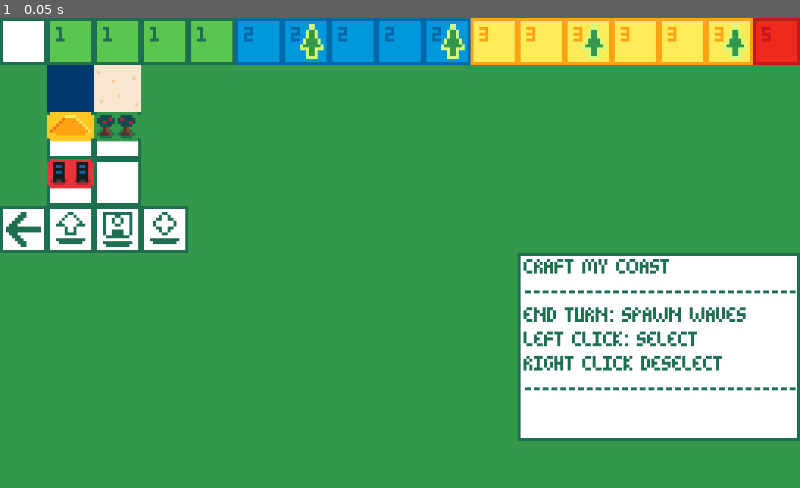
Above: before the commit, frame 1.
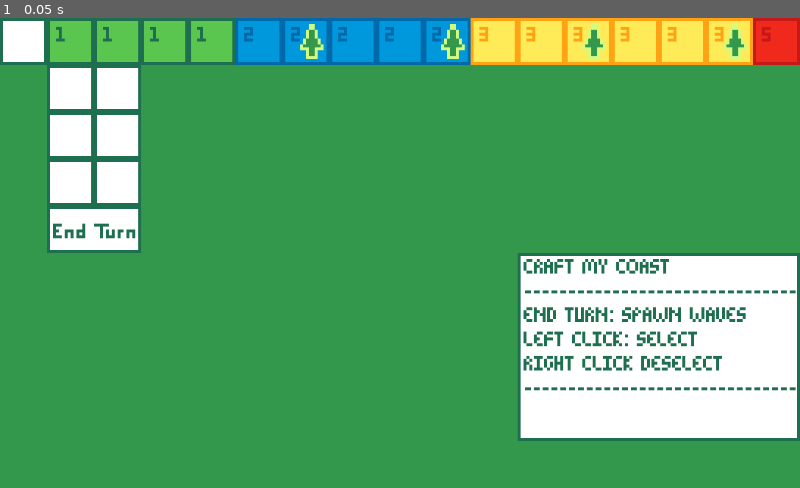
Above: after the commit, the same moment.

Repository: findeevy/CraftMyShore
Game: Godot game, scene res://Scenes/map_editor.tscn
The game is run twice, just before and just after one commit, with the same random seed, the same clock (stepped at 60 frames per second) and the same inputs. This scene is started directly instead of the project's main scene.
Inputs:
- Up to frame 1 (0.05 s): no input

The runs differ from the first frame. In frame 1, 3.8% of the frame differs, in the area x 0-24%, y 10-50%.
Error in both runs: Attempt to call function 'get_position' in base 'null instance' on a null instance. (res://controller.gd:310)

Commit message:
Updated gitignore

Diff:
--- a/Scenes/Render.gd
+++ b/Scenes/Render.gd
@@ -26,6 +26,7 @@
 func _process(delta):
 	if offset == 0:
 		var mouse_position = get_global_mouse_position()
+		mouse_position -= position
 		Controller.mouse_tile_hover = local_to_map(mouse_position)
 		if get_tree().current_scene.name == "map_editor":
 			render_inventory()
@@ -233,6 +234,7 @@
 func _input(event):
 	if Input.is_action_just_pressed("Click") and offset==0:
 		var mouse_position = get_global_mouse_position()
+		mouse_position -= position
 		Controller.mouse_tile_position = local_to_map(mouse_position)
 
 
--- a/Scenes/map_editor.tscn
+++ b/Scenes/map_editor.tscn
@@ -93,13 +93,27 @@
 tile_size = Vector2i(64, 64)
 sources/0 = SubResource("TileSetAtlasSource_qsj6d")
 
-[node name="map_editor" type="Node2D"]
+[node name="Control" type="Control"]
+layout_mode = 3
+anchors_preset = 3
+anchor_left = 1.0
+anchor_top = 1.0
+anchor_right = 1.0
+anchor_bottom = 1.0
+offset_left = -40.0
+offset_top = -40.0
+grow_horizontal = 0
+grow_vertical = 0
+size_flags_horizontal = 0
+size_flags_vertical = 0
+
+[node name="map_editor" type="Node2D" parent="."]
 script = ExtResource("1_fxcof")
 
-[node name="Camera2D" type="Camera2D" parent="."]
+[node name="Camera2D" type="Camera2D" parent="map_editor"]
 anchor_mode = 0
 
-[node name="TileMap" type="TileMap" parent="."]
+[node name="TileMap" type="TileMap" parent="map_editor"]
 tile_set = SubResource("TileSet_ylqfh")
 rendering_quadrant_size = 12
 format = 2
@@ -112,7 +126,7 @@
 layer_4/tile_data = PackedInt32Array()
 script = ExtResource("3_l3rwt")
 
-[node name="TileMap2" type="TileMap" parent="."]
+[node name="TileMap2" type="TileMap" parent="map_editor"]
 position = Vector2(0, 12)
 tile_set = SubResource("TileSet_ylqfh")
 rendering_quadrant_size = 12
@@ -120,7 +134,7 @@
 layer_0/z_index = 2
 script = ExtResource("3_l3rwt")
 
-[node name="TileMap3" type="TileMap" parent="."]
+[node name="TileMap3" type="TileMap" parent="map_editor"]
 position = Vector2(0, 24)
 tile_set = SubResource("TileSet_ylqfh")
 rendering_quadrant_size = 12
@@ -128,25 +142,25 @@
 layer_0/z_index = 1
 script = ExtResource("3_l3rwt")
 
-[node name="Cursor" type="Sprite2D" parent="."]
+[node name="Cursor" type="Sprite2D" parent="map_editor"]
 position = Vector2(1.84241, 3.30222)
 texture = ExtResource("4_g0qf4")
 centered = false
 vframes = 8
 script = ExtResource("5_okikm")
 
-[node name="Selected" type="Sprite2D" parent="."]
+[node name="Selected" type="Sprite2D" parent="map_editor"]
 texture = ExtResource("4_g0qf4")
 centered = false
 vframes = 8
 script = ExtResource("6_ekiet")
 
-[node name="InstructionBackground" type="Sprite2D" parent="."]
+[node name="InstructionBackground" type="Sprite2D" parent="map_editor"]
 position = Vector2(704, 320)
 texture = ExtResource("7_uwm8e")
 centered = false
 
-[node name="Label" type="Label" parent="InstructionBackground"]
+[node name="Label" type="Label" parent="map_editor/InstructionBackground"]
 offset_left = 8.0
 offset_top = 4.0
 offset_right = 375.0
@@ -161,15 +175,15 @@
 RIGHT CLICK DESELECT
 -------------------------------"
 
-[node name="AudioListener2D" type="AudioListener2D" parent="."]
-
-[node name="Click" type="AudioStreamPlayer" parent="AudioListener2D"]
+[node name="AudioListener2D" type="AudioListener2D" parent="map_editor"]
+
+[node name="Click" type="AudioStreamPlayer" parent="map_editor/AudioListener2D"]
 process_mode = 3
 stream = ExtResource("18_xysre")
 volume_db = 6.559
 script = ExtResource("19_6ckpd")
 
-[node name="FileDialog" type="FileDialog" parent="."]
+[node name="FileDialog" type="FileDialog" parent="map_editor"]
 size = Vector2i(400, 350)
 popup_window = true
 dialog_hide_on_ok = true
@@ -177,7 +191,7 @@
 filters = PackedStringArray("")
 script = ExtResource("11_vk7at")
 
-[node name="LoadDialog" type="FileDialog" parent="."]
+[node name="LoadDialog" type="FileDialog" parent="map_editor"]
 title = "Open a File"
 size = Vector2i(500, 500)
 ok_button_text = "Open"
@@ -185,12 +199,12 @@
 access = 2
 script = ExtResource("12_mwqtl")
 
-[connection signal="load_map_file" from="." to="LoadDialog" method="_on_map_editor_load_map_file"]
-[connection signal="render" from="." to="TileMap" method="_on_game_board_render"]
-[connection signal="render" from="." to="TileMap2" method="_on_game_board_render"]
-[connection signal="render" from="." to="TileMap3" method="_on_game_board_render"]
-[connection signal="render_background" from="." to="TileMap" method="_on_game_board_render_background"]
-[connection signal="save_map_file" from="." to="FileDialog" method="_on_map_editor_save_map_file"]
-[connection signal="file_selected" from="FileDialog" to="FileDialog" method="_on_file_selected"]
-[connection signal="file_selected" from="LoadDialog" to="LoadDialog" method="_on_file_selected"]
-[connection signal="finalize_load" from="LoadDialog" to="." method="_on_load_dialog_finalize_load"]
+[connection signal="load_map_file" from="map_editor" to="map_editor/LoadDialog" method="_on_map_editor_load_map_file"]
+[connection signal="render" from="map_editor" to="map_editor/TileMap" method="_on_game_board_render"]
+[connection signal="render" from="map_editor" to="map_editor/TileMap2" method="_on_game_board_render"]
+[connection signal="render" from="map_editor" to="map_editor/TileMap3" method="_on_game_board_render"]
+[connection signal="render_background" from="map_editor" to="map_editor/TileMap" method="_on_game_board_render_background"]
+[connection signal="save_map_file" from="map_editor" to="map_editor/FileDialog" method="_on_map_editor_save_map_file"]
+[connection signal="file_selected" from="map_editor/FileDialog" to="map_editor/FileDialog" method="_on_file_selected"]
+[connection signal="file_selected" from="map_editor/LoadDialog" to="map_editor/LoadDialog" method="_on_file_selected"]
+[connection signal="finalize_load" from="map_editor/LoadDialog" to="map_editor" method="_on_load_dialog_finalize_load"]
--- a/project.godot
+++ b/project.godot
@@ -25,6 +25,7 @@
 
 window/size/viewport_width=1088
 window/size/viewport_height=640
+window/size/resizable=false
 
 [dotnet]
 
Not shown, changed: .gitignore
